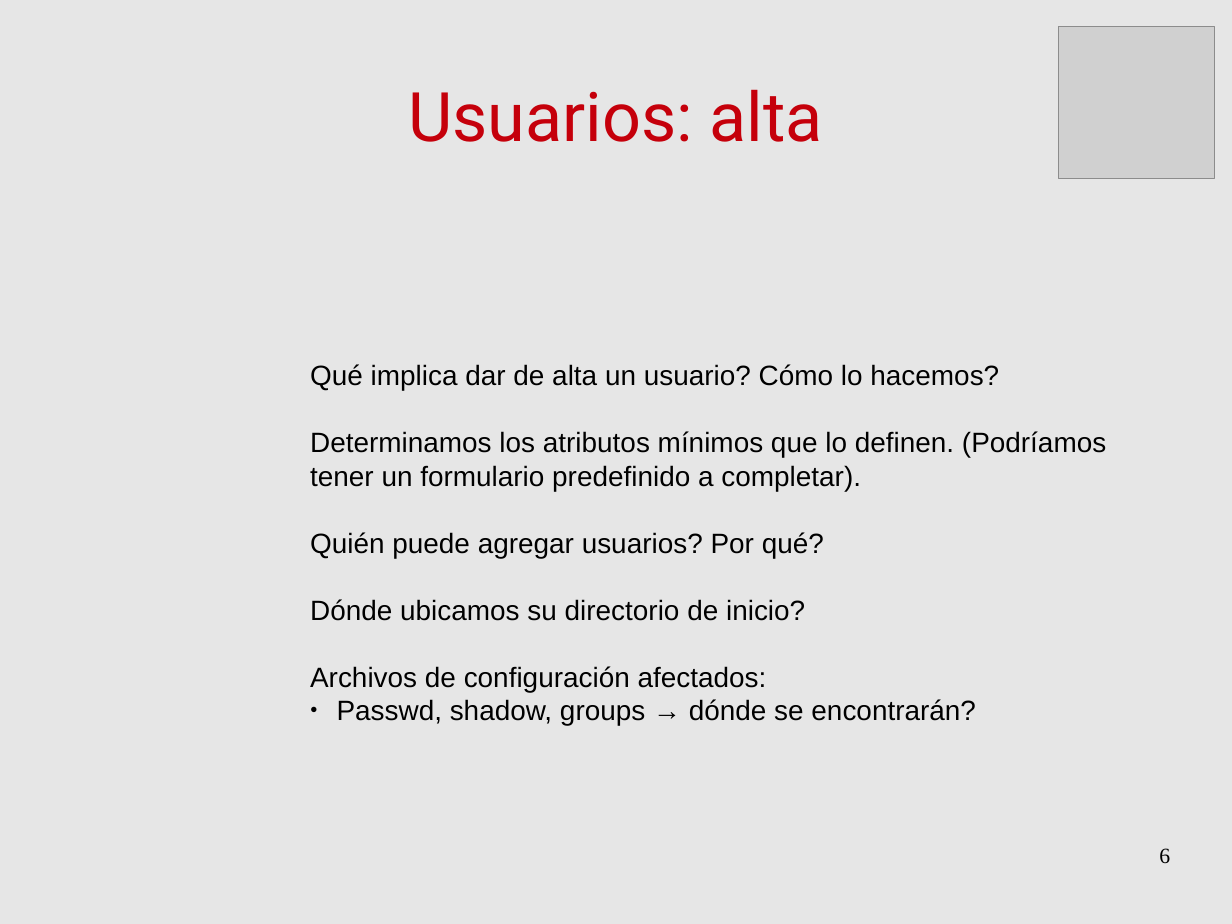
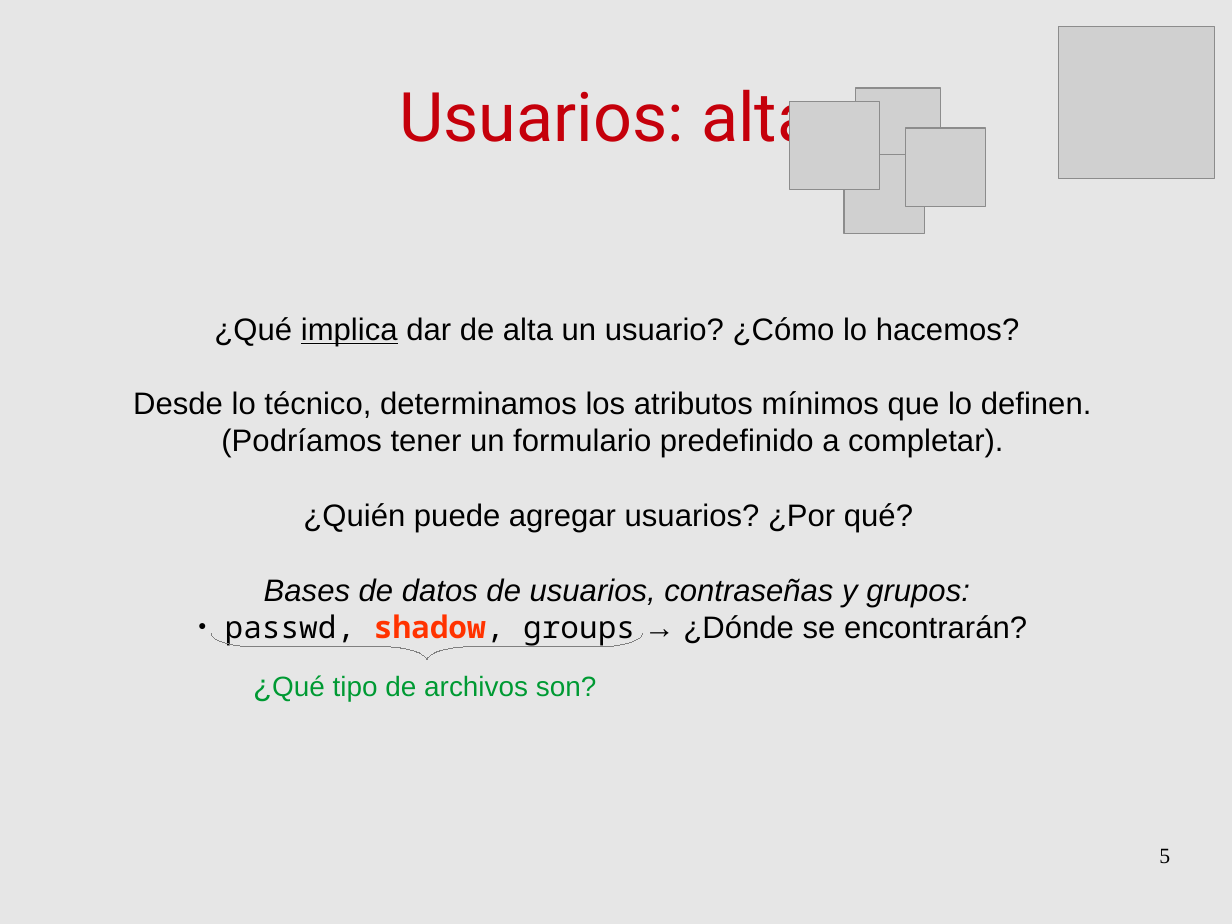
Before and after one commit to niniadcobre/iadmin, a slide deck: slide 5 of clases/IntroAdmin_clase7.odp (slide 6 before the commit). Drawn at 1232x924 pixels with LibreOffice and Linux fonts; fonts in the diff are those of the drawing; grey boxes stand for pictures. Boxes give left, top, right and bottom in pixels: in the first picture for what was removed or moved away, otherwise in the second. Text is boxed around its words. In the diff, an @@ line names an element or a change of style, - is before the commit and + after.

Commit message:
clase 7 usuarios final

```diff
--- a/clases/IntroAdmin_clase7.odp
+++ b/clases/IntroAdmin_clase7.odp
@@ title "Usuarios: alta" rewrapped from bbox=[408, 89, 823, 142] to bbox=[399, 89, 814, 157] @@
@@ group added at bbox=[790, 88, 986, 234]: 4 pictures @@
@@ text at bbox=[133, 317, 1091, 646]: text changed; size 18 to 20 pt @@
-Qué implica dar de alta un usuario? Cómo lo hacemos?
-Determinamos los atributos mínimos que lo definen. (Podríamos
-tener un formulario predefinido a completar).
-Quién puede agregar usuarios? Por qué?
-Dónde ubicamos su directorio de inicio?
-Archivos de configuración afectados:
-● Passwd, shadow, groups → dónde se encontrarán?
+¿Qué implica dar de alta un usuario? ¿Cómo lo hacemos?
+Desde lo técnico, determinamos los atributos mínimos que lo definen.
+(Podríamos tener un formulario predefinido a completar).
+¿Quién puede agregar usuarios? ¿Por qué?
+Bases de datos de usuarios, contraseñas y grupos:
+● passwd, shadow, groups → ¿Dónde se encontrarán?
@@ freeform shape added at bbox=[211, 634, 643, 661], outline #808080 0 pt @@
@@ text added at bbox=[272, 675, 597, 701], 18 pt, text #009933 @@
+¿Qué tipo de archivos son?
@@ page number at bbox=[1159, 848, 1170, 864]: text changed @@
-6
+5
```
Also in this commit, not shown: 6 other slides changed, 3 slides added, 1 slide removed.
